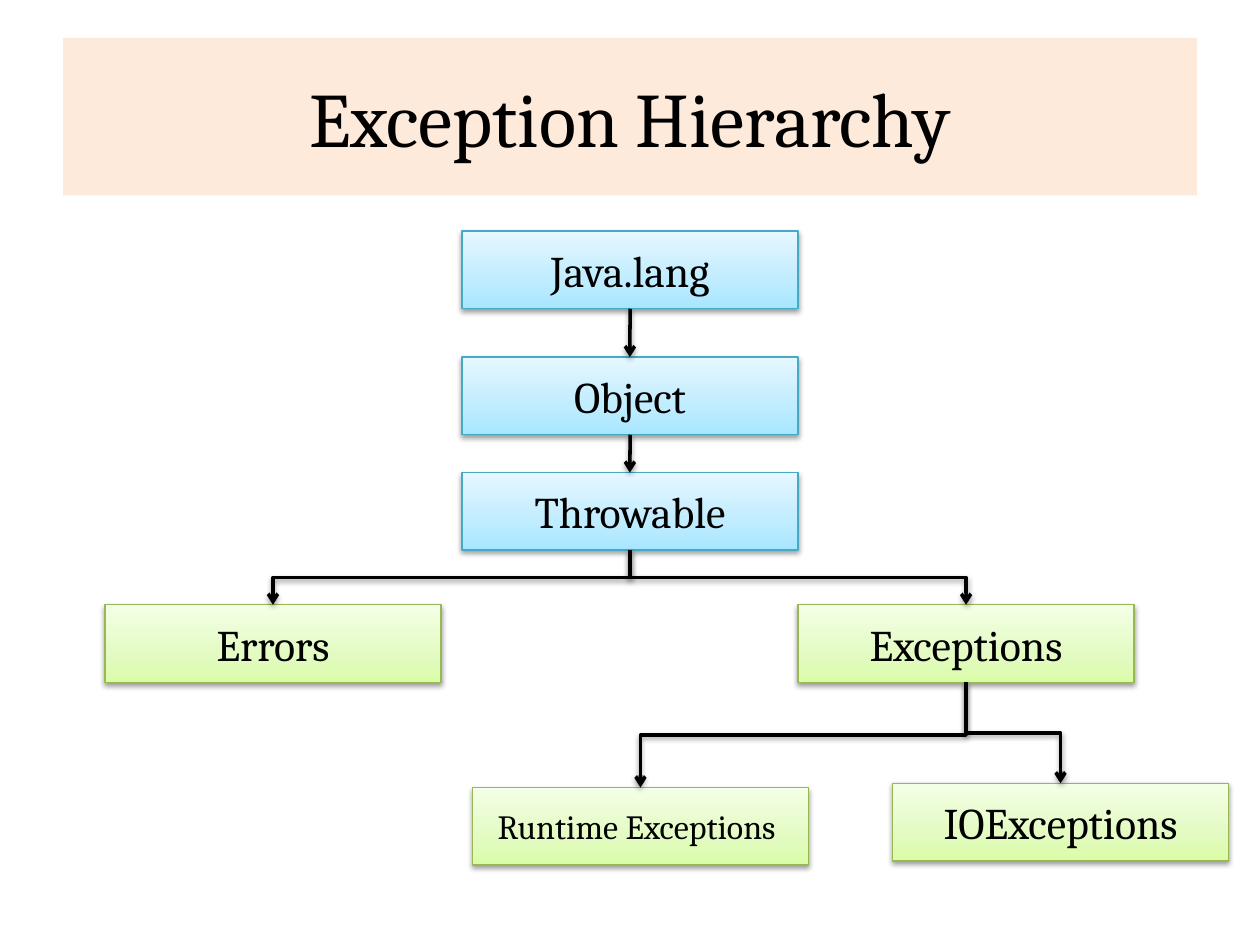
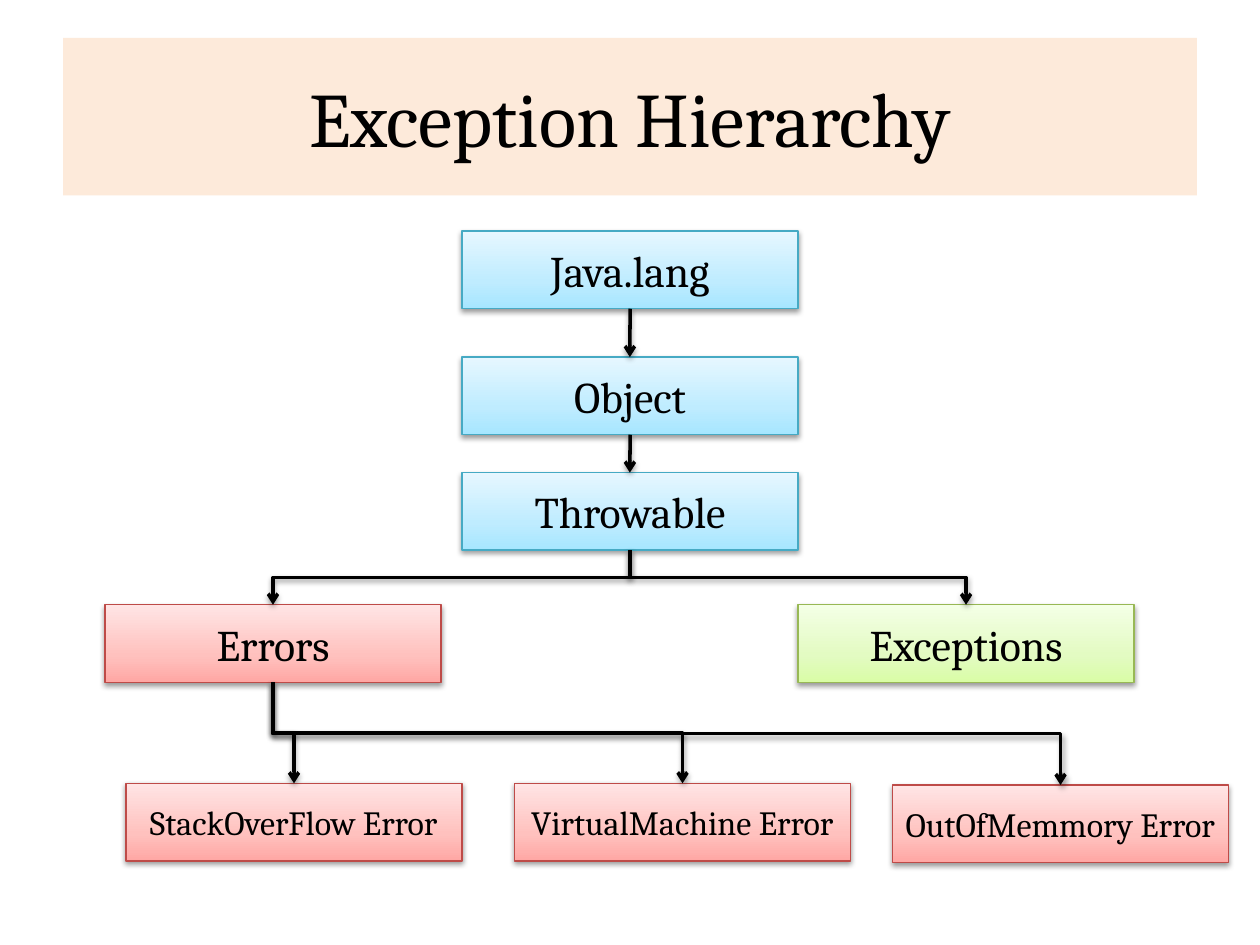
Before and after one commit to rajasekaran36/CS8392-OOPS, a slide deck: slide 8 of Presentations/Unit 3/CS8392-U3-1-Exceptions.pptx. Drawn at 1260x945 pixels with LibreOffice and Linux fonts; fonts in the diff are those of the drawing. Boxes give left, top, right and bottom in pixels: in the first picture for what was removed or moved away, otherwise in the second. Text is boxed around its words. In the diff, an @@ line names an element or a change of style, - is before the commit and + after.

```diff
--- a/Presentations/Unit 3/CS8392-U3-1-Exceptions.pptx
+++ b/Presentations/Unit 3/CS8392-U3-1-Exceptions.pptx
@@ rectangle "Errors" at <box>105,605,441,683</box>: fill gradient #DAFDA7 to #E4FCC2 to #F5FFE7 to gradient #FFA6A5 to #FFC0BF to #FFE7E7; outline #98B955 0.75 pt to #BF4C48 0.75 pt @@
@@ elbow arrow moved from (966, 683) - (1061, 784) to (273, 683) - (1061, 785) @@
@@ elbow arrow moved from (966, 683) - (640, 788) to (273, 683) - (294, 784) @@
@@ elbow arrow added from (273, 683) to (683, 784), #000000 2 pt @@
@@ rectangle added at <box>126,784,462,862</box>, fill gradient #FFA6A5 to #FFC0BF to #FFE7E7, outline #BF4C48 0.75 pt, 19.4 pt, text #000000 @@
+StackOverFlow Error
@@ rectangle removed at <box>472,788,809,866</box> @@
-Runtime Exceptions
@@ rectangle added at <box>514,784,850,862</box>, fill gradient #FFA6A5 to #FFC0BF to #FFE7E7, outline #BF4C48 0.75 pt, 19.4 pt, text #000000 @@
+VirtualMachine Error
@@ rectangle "OutOfMemmory Error" at <box>892,785,1228,863</box>: fill gradient #DAFDA7 to #E4FCC2 to #F5FFE7 to gradient #FFA6A5 to #FFC0BF to #FFE7E7; outline #98B955 0.75 pt to #BF4C48 0.75 pt @@
@@ text in rectangle at <box>906,813,1214,845</box>: text changed; size 25 to 19.4 pt @@
-IOExceptions
+OutOfMemmory Error
```
Also in this commit, not shown: 2 other slides changed, 1 slide added, 7 other files.
